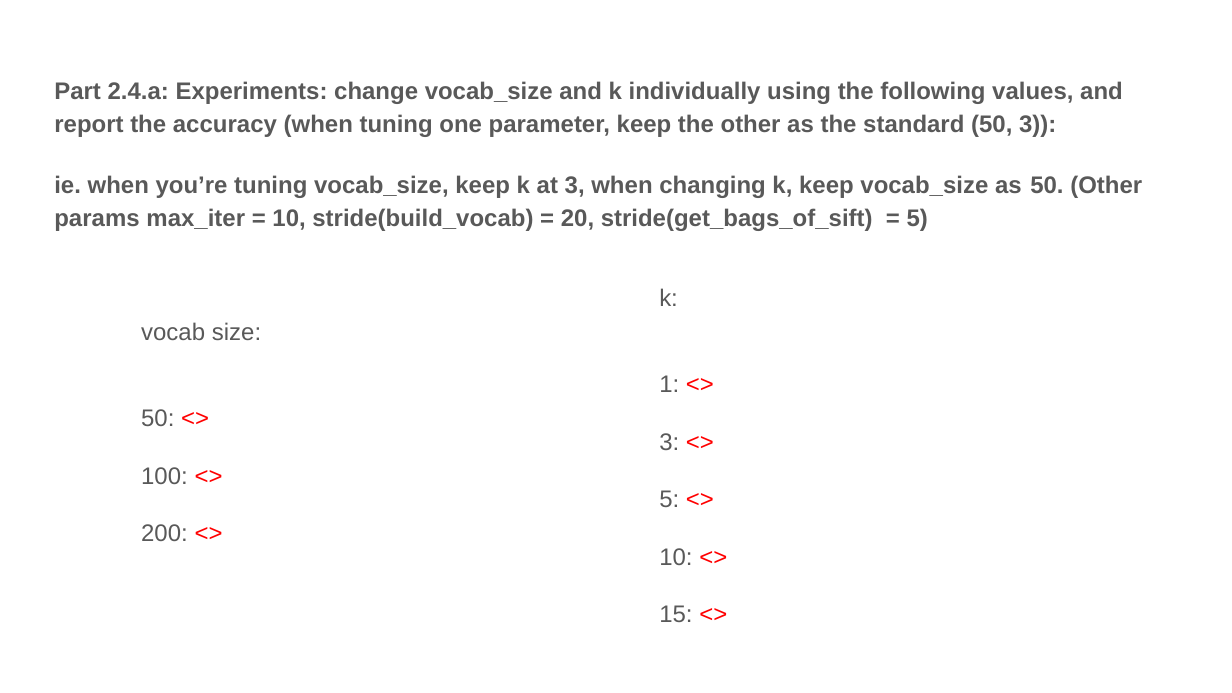
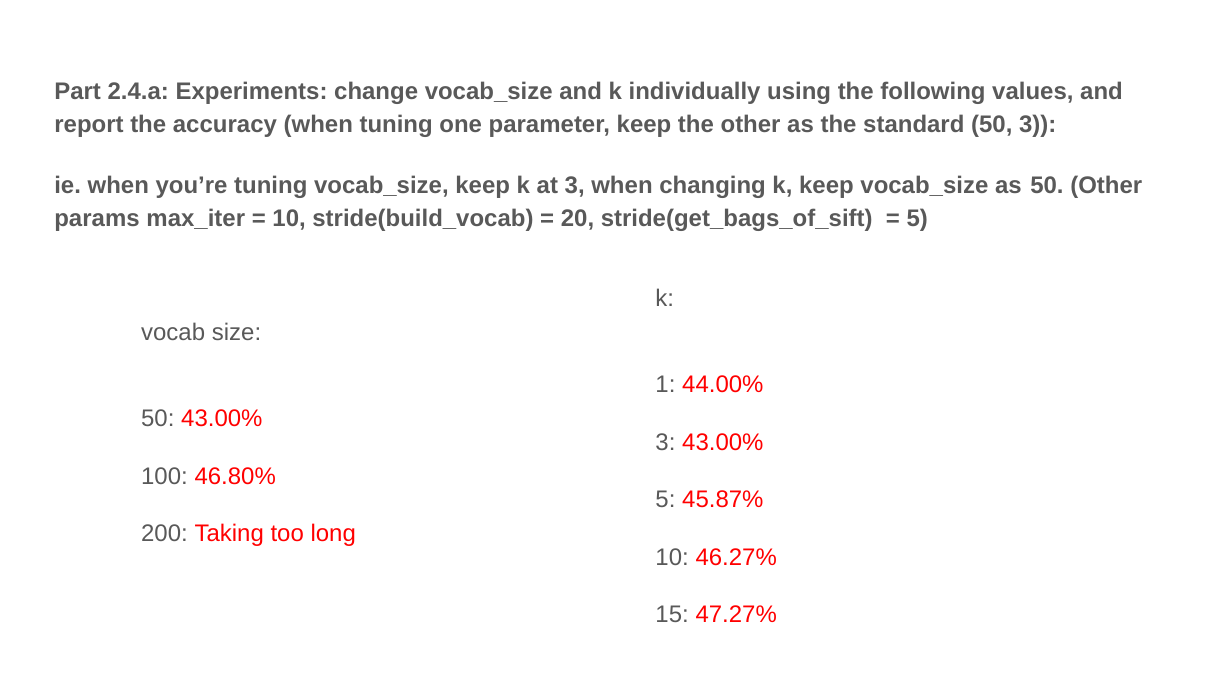
Before and after one commit to dixkheads/computer-vision-homework, a slide deck: slide 9 of hw/ps3/proj3_template.pptx. Drawn at 1232x693 pixels with LibreOffice and Linux fonts; fonts in the diff are those of the drawing. Boxes give left, top, right and bottom in pixels: in the first picture for what was removed or moved away, otherwise in the second. Text is boxed around its words. In the diff, an @@ line names an element or a change of style, - is before the commit and + after.

```diff
--- a/hw/ps3/proj3_template.pptx
+++ b/hw/ps3/proj3_template.pptx
@@ text at (655, 375, 777, 622): text changed; text colour #595959 to #FF0000 @@
-1: <>
-3: <>
-5: <>
-10: <>
-15: <>
+1: 44.00%
+3: 43.00%
+5: 45.87%
+10: 46.27%
+15: 47.27%
@@ text at (141, 409, 356, 546): text changed; text colour #595959 to #FF0000 @@
-50: <>
-100: <>
-200: <>
+50: 43.00%
+100: 46.80%
+200: Taking too long
```
Also in this commit, not shown: 7 other slides changed, 4 other files.
